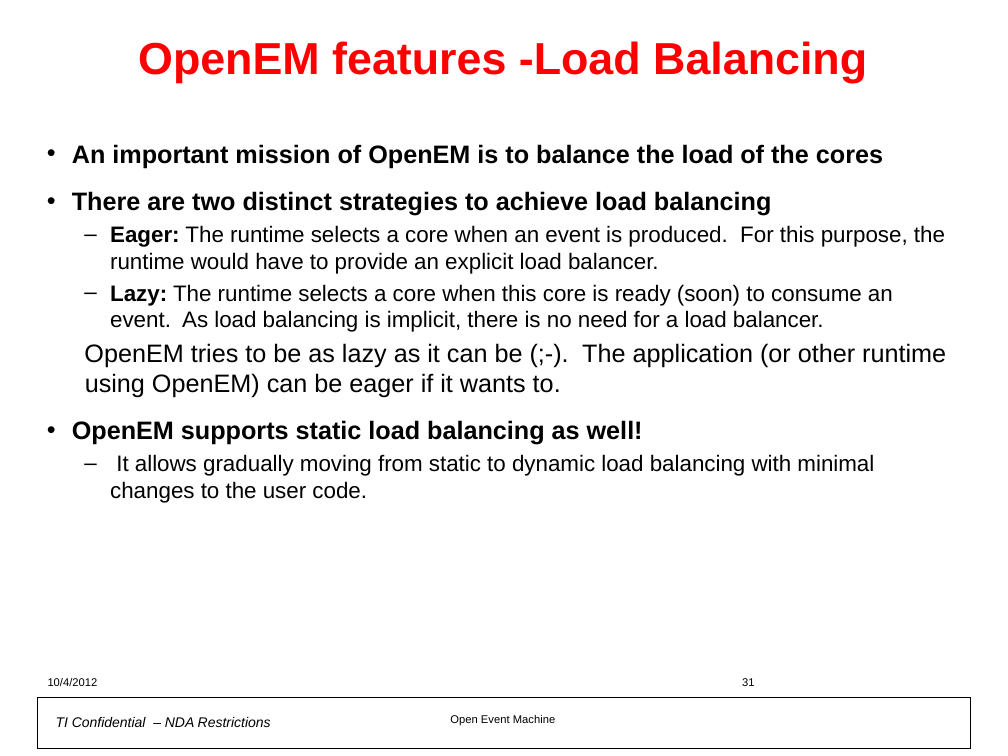
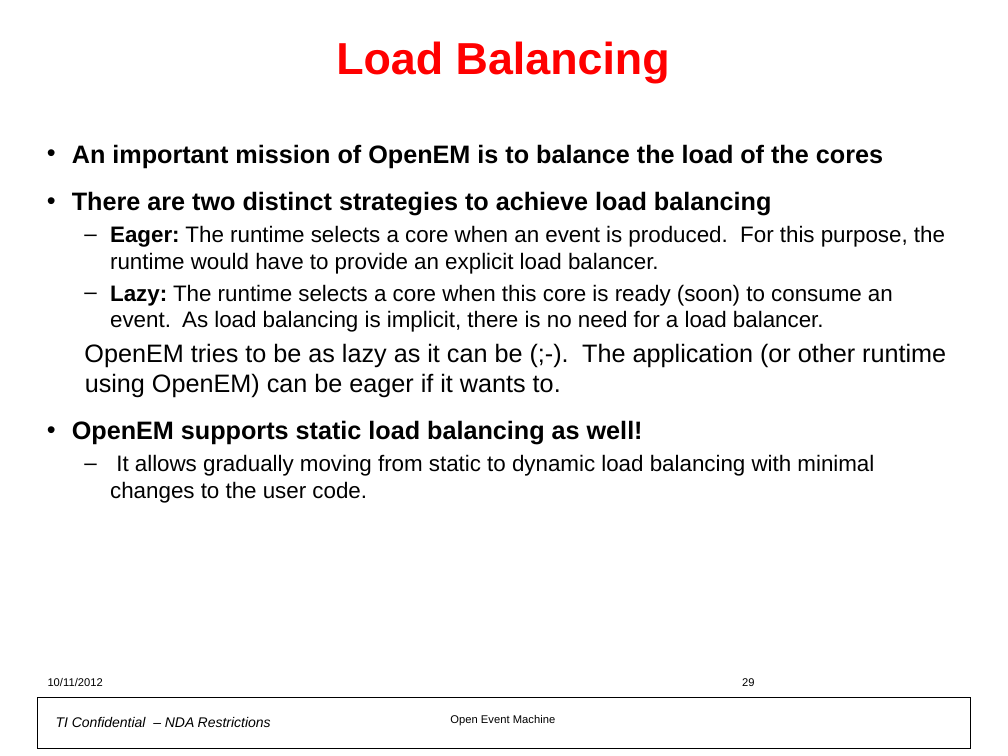
Before and after one commit to hari1989/keystone-workshop, a slide deck: slide 29 of preliminary/Open Event Machine.pptx (slide 31 before the commit). Drawn at 1008x756 pixels with LibreOffice and Linux fonts; fonts in the diff are those of the drawing; background and template pictures are left out. Boxes give left, top, right and bottom in pixels: in the first picture for what was removed or moved away, otherwise in the second. Text is boxed around its words. In the diff, an @@ line names an element or a change of style, - is before the commit and + after.

```diff
--- a/preliminary/Open Event Machine.pptx
+++ b/preliminary/Open Event Machine.pptx
@@ title at (336,41,670,83): text changed @@
-OpenEM features -Load Balancing
+Load Balancing
@@ text at (48,678,103,686): text changed @@
-10/4/2012
+10/11/2012
@@ page number at (742,678,754,686): text changed @@
-31
+29
```
Also in this commit, not shown: 43 other slides changed, 7 slides added, 6 slides removed.
